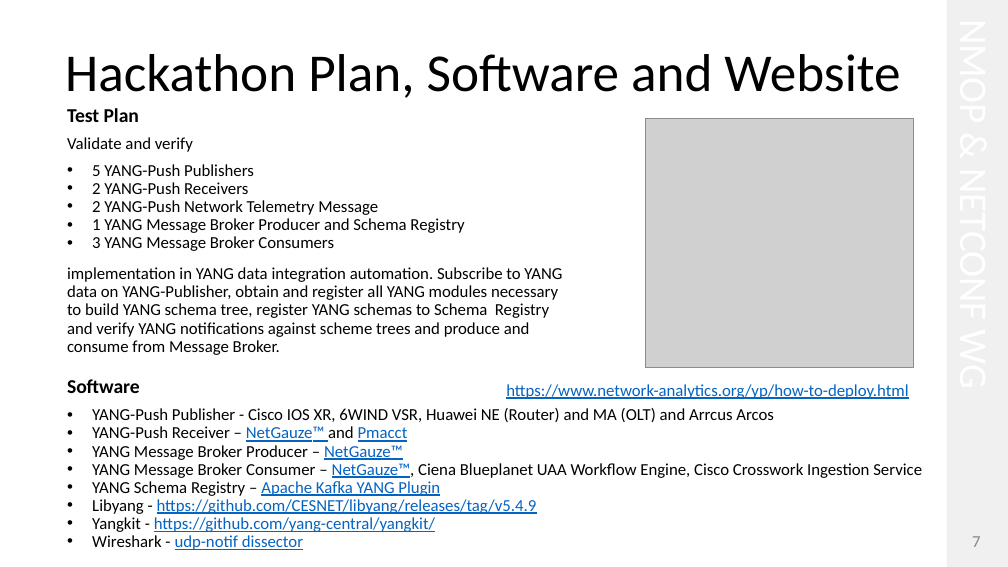
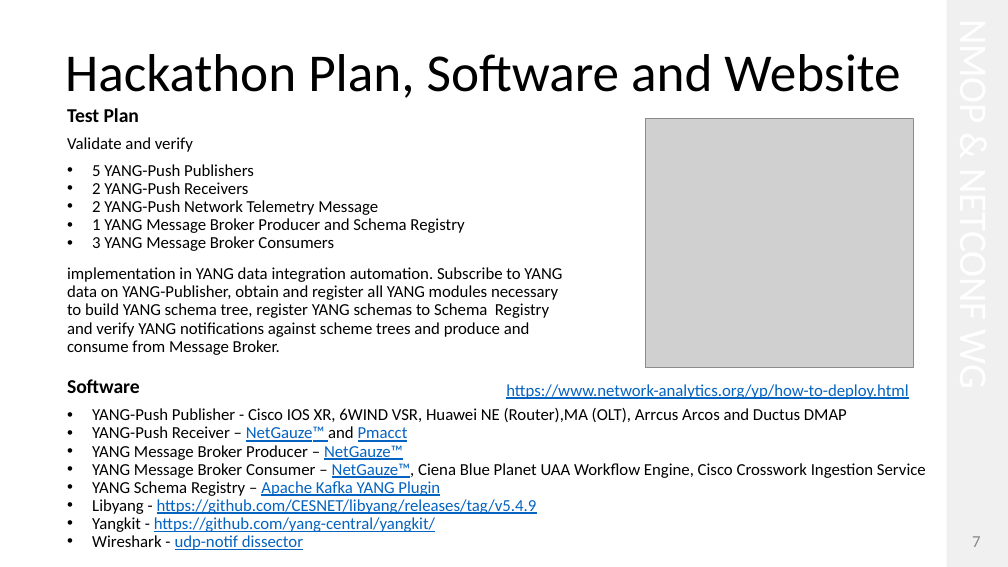
Before and after one commit to network-analytics/ietf-network-analytics-document-status, a slide deck: slide 7 of 126/NMOP/draft-ietf-nmop-yang-message-broker-integration-13.pptx. Drawn at 1008x567 pixels with LibreOffice and Linux fonts; fonts in the diff are those of the drawing; grey boxes stand for pictures. Boxes give left, top, right and bottom in pixels: in the first picture for what was removed or moved away, otherwise in the second. Text is boxed around its words. In the diff, an @@ line names an element or a change of style, - is before the commit and + after.

```diff
--- a/126/NMOP/draft-ietf-nmop-yang-message-broker-integration-13.pptx
+++ b/126/NMOP/draft-ietf-nmop-yang-message-broker-integration-13.pptx
@@ text at <box>92,408,847,422</box>: text changed @@
-• YANG-Push Publisher - Cisco IOS XR, 6WIND VSR, Huawei NE (Router) and MA (OLT) and Arrcus Arcos
+• YANG-Push Publisher - Cisco IOS XR, 6WIND VSR, Huawei NE (Router),MA (OLT), Arrcus Arcos and Ductus DMAP
@@ text at <box>92,463,926,478</box>: text changed @@
-• YANG Message Broker Consumer – NetGauze™, Ciena Blueplanet UAA Workflow Engine, Cisco Crosswork Ingestion Service
+• YANG Message Broker Consumer – NetGauze™, Ciena Blue Planet UAA Workflow Engine, Cisco Crosswork Ingestion Service
```
Also in this commit, not shown: 4 other slides changed, 3 slides added, 8 slides removed, 3 other files.
